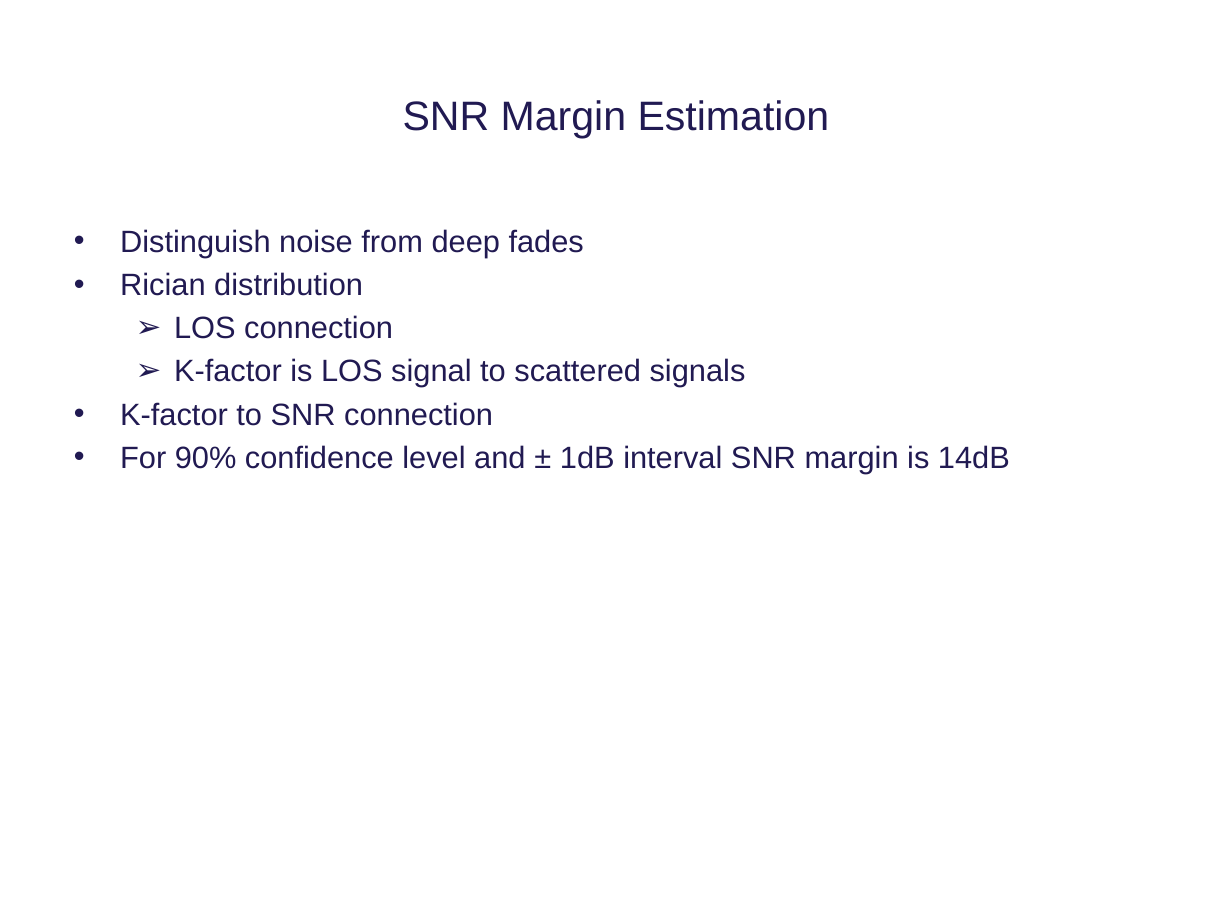
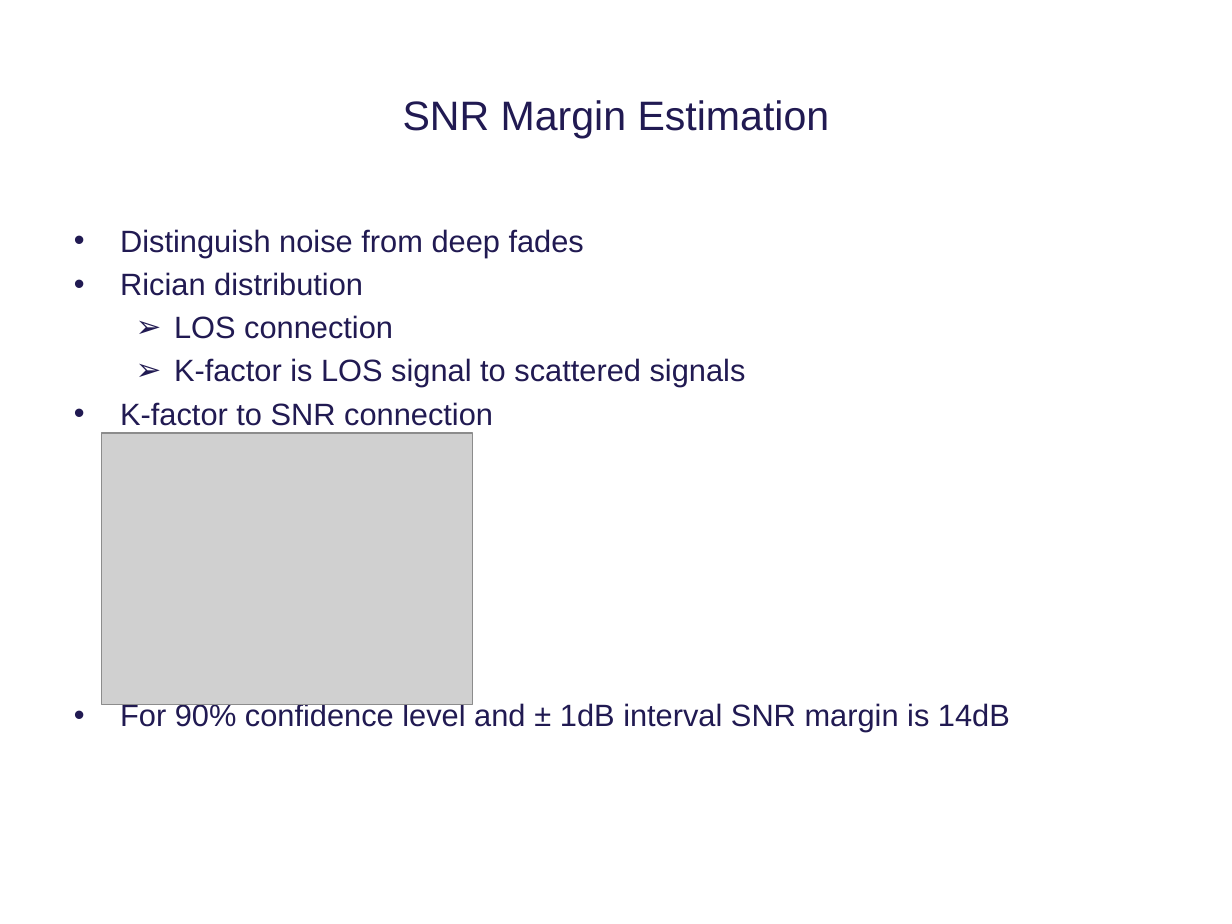
Before and after one commit to tkjj13/P8, a slide deck: slide 14 of ppt/premature ppt.pptx. Drawn at 1232x924 pixels with LibreOffice and Linux fonts; fonts in the diff are those of the drawing; grey boxes stand for pictures; background and template pictures are left out. Boxes give left, top, right and bottom in pixels: in the first picture for what was removed or moved away, otherwise in the second. Text is boxed around its words. In the diff, an @@ line names an element or a change of style, - is before the commit and + after.

```diff
--- a/ppt/premature ppt.pptx
+++ b/ppt/premature ppt.pptx
@@ text "Distinguish noise from deep fades" rewrapped from [120, 229, 1010, 473] to [120, 229, 1010, 732] @@
@@ picture added at [102, 432, 473, 703] @@
```
Also in this commit, not shown: 3 other slides changed.
